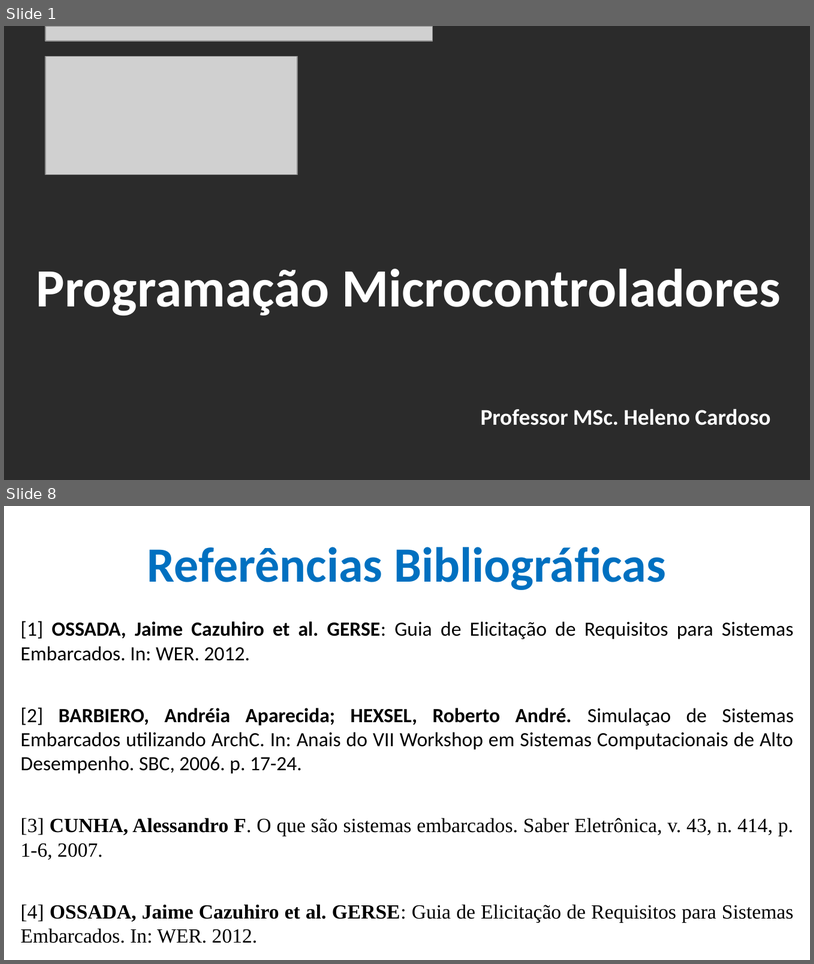
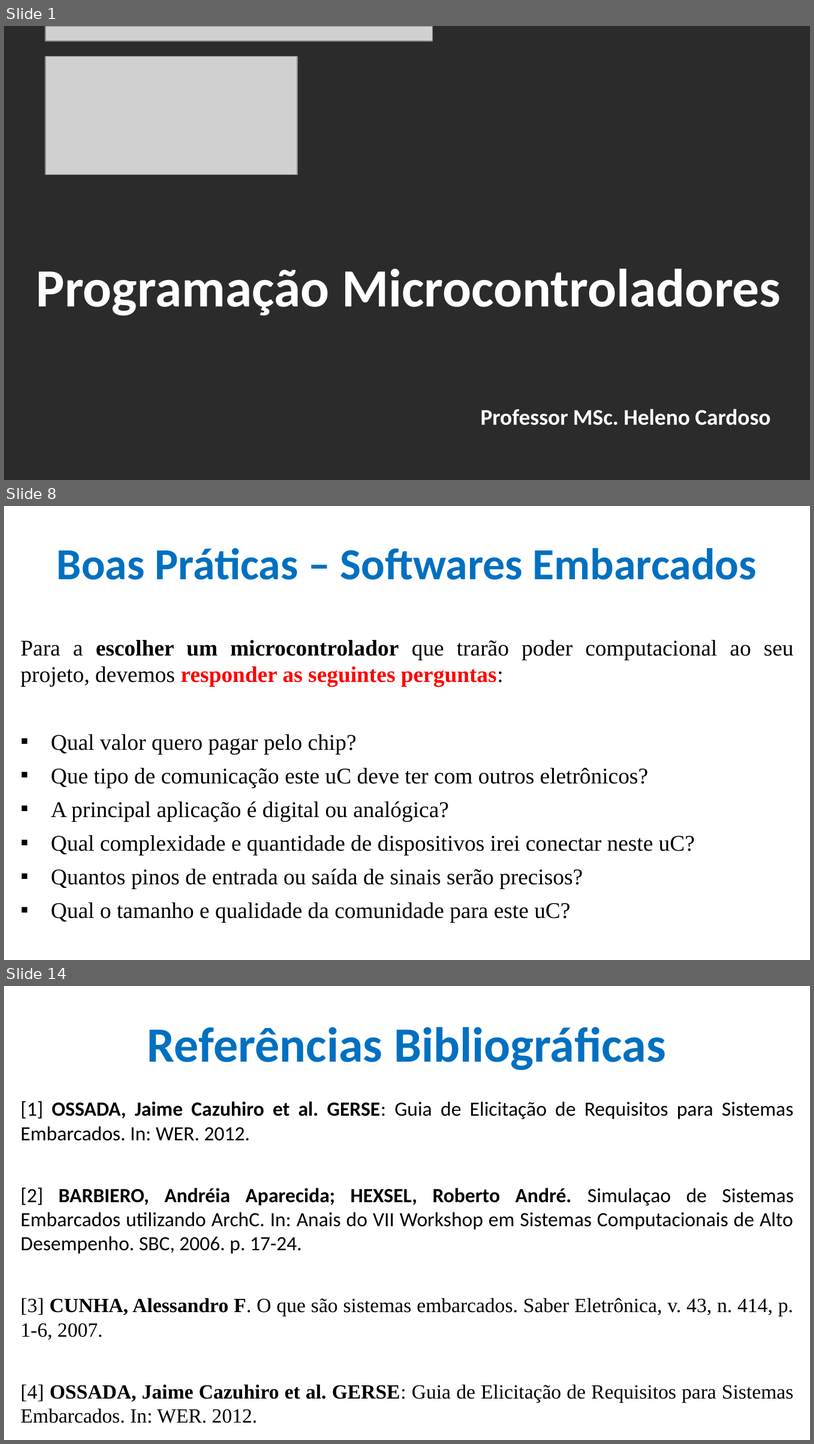
Before and after one commit to CloudEducationBrazil/WydenArea1ProgramacaoMicrocontroladores, a slide deck: 01 Classes/Aula 10 - Programação Microcontroladores - Projetos com Microcontroladores Boas Práticas e Wifi.pptx. Shown one above the other, each under a label of ours: slides 1 and 8 before the commit, slides 1, 8 and 14 after it; the slides between them are not shown. The pictures are 814x964 and 814x1444 pixels, drawn with LibreOffice and Linux fonts; fonts in the diff are those of the drawing; grey boxes stand for pictures; background and template pictures are left out; a plain dark background stands for a picture behind light text. Boxes give left, top, right and bottom in pixels: in the first picture for what was removed or moved away, otherwise in the second. Text is boxed around its words. In the diff, an @@ line names an element or a change of style, - is before the commit and + after.

Commit message:
Aulas 08, 09 e 10 Microcontroladorers 23maio2023

```diff
--- a/01 Classes/Aula 10 - Programação Microcontroladores - Projetos com Microcontroladores Boas Práticas e Wifi.pptx
+++ b/01 Classes/Aula 10 - Programação Microcontroladores - Projetos com Microcontroladores Boas Práticas e Wifi.pptx
@@ slide 8 added at [4, 506, 810, 960], background picture (left out) @@
@@ title added at [57, 548, 757, 580], 39.6 pt, text #0070C0, bold @@
+Boas Práticas – Softwares Embarcados
@@ text added at [21, 640, 794, 922], 20 pt, text #000000 @@
+Para a escolher um microcontrolador que trarão poder computacional ao seu projeto, devemos responder as seguintes perguntas:
+▪ Qual valor quero pagar pelo chip?
+▪ Que tipo de comunicação este uC deve ter com outros eletrônicos?
+▪ A principal aplicação é digital ou analógica?
+▪ Qual complexidade e quantidade de dispositivos irei conectar neste uC?
+▪ Quantos pinos de entrada ou saída de sinais serão precisos?
+▪ Qual o tamanho e qualidade da comunidade para este uC?
@@ what was slide 8 is now slide 14 @@
```
Also in this commit, not shown: 5 slides changed, 6 other slides added, 1 slide removed, 4 other files.
